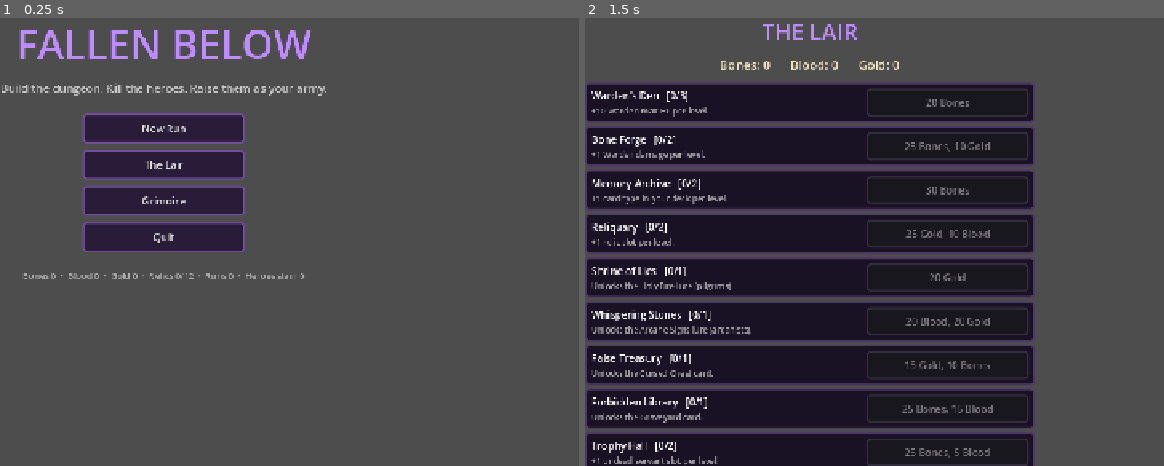
Above: before the commit, frames 1-2 (left to right).
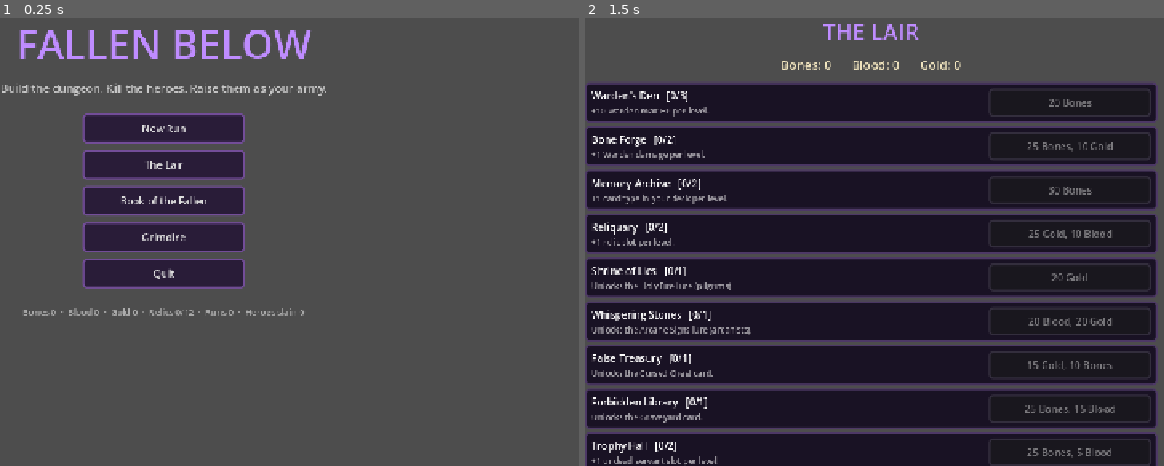
Above: after the commit, the same moments.

Repository: DoctorStrangeSH/Fallen-Below
Game: Godot game, scene res://scenes/main_menu.tscn
Two runs of this game, one before a commit and one after it. Both use one fixed random seed, a clock stepped at 60 frames per second and the inputs below.
Inputs (mouse positions are in pixels of both pictures, inside the frame that each line leads up to):
- Up to frame 1 (0.25 s): no input
- Up to frame 2 (1.5 s): click "The Lair" at 0.5 s; tap Enter at 1.25 s; move the mouse to (1158, 219) at 1.27 s; tap 1 at 1.35 s; click (1158, 219) at 1.42 s

The runs differ from the first frame. In frame 1, 2.5% of the frame differs, in the area x 4-53%, y 39-67%; in frame 2, 19%, in the area x 23-99%, y 1-100%.

Commit message:
Story: Act I narrative, Book of the Fallen, Lair memories
- docs/STORY.md: story bible (Ren and Lia, the fed dungeon, the false sun,
  three endings tied to devour vs raise)
- New intro, one-time story beats, Aurelia's arrival/recognition/death lines
- Book of the Fallen: 16 pages unlocked in order by raising travelers
- Lair memories unlock at 4 and 10 pages; new Book scene
- Narration box over the map; the Warden remembers its name after Act I

Co-Authored-By: Claude Opus 5.5 <noreply@anthropic.com>
Claude-Session: https://claude.ai/code/session_01MWkFZ6ofyZiz9UXtAh7QZ2

Diff:
--- /dev/null
+++ b/scenes/book.tscn
@@ -0,0 +1,6 @@
+[gd_scene load_steps=2 format=3]
+
+[ext_resource type="Script" path="res://scripts/menu/book.gd" id="1_root"]
+
+[node name="Book" type="Control"]
+script = ExtResource("1_root")
--- a/scripts/autoload/meta.gd
+++ b/scripts/autoload/meta.gd
@@ -19,6 +19,8 @@
 var discovered := []     # combo ids
 var seen_intro := false
 var acts_cleared := []
+var fragments := {}      # traveler kind -> pages of the Book of the Fallen unlocked
+var seen := []           # one-time story beats and memories already shown
 
 # story scene hand-off (not saved)
 var pending_story := ""
@@ -206,6 +208,55 @@
 		get_tree().change_scene_to_file("res://scenes/prepare.tscn")
 
 
+# ---------------------------------------------------------- story
+
+## True only the first time `id` is asked for (beats, memories). Saved.
+func first_time(id: String) -> bool:
+	if seen.has(id):
+		return false
+	seen.append(id)
+	save_game()
+	return true
+
+
+## Next unread page of the Book of the Fallen for this traveler kind, or "" if all read.
+func next_fragment(kind: String) -> String:
+	var pages: Array = D.FRAGMENTS.get(kind, [])
+	var n := int(fragments.get(kind, 0))
+	if n >= pages.size():
+		return ""
+	fragments[kind] = n + 1
+	save_game()
+	return pages[n]
+
+
+func fragment_count() -> int:
+	var total := 0
+	for k in fragments:
+		total += int(fragments[k])
+	return total
+
+
+func fragment_total() -> int:
+	var total := 0
+	for k in D.FRAGMENTS:
+		total += D.FRAGMENTS[k].size()
+	return total
+
+
+## A Lair memory that has just become available (not yet seen), or "".
+func pending_memory() -> String:
+	for m in D.MEMORIES:
+		var id: String = m["id"]
+		if fragment_count() >= int(m["pages"]) and not seen.has(id):
+			return id
+	return ""
+
+
+func warden_name() -> String:
+	return D.WARDEN_TRUE_NAME if acts_cleared.has(1) else str(D.WARDEN["name"])
+
+
 ## Marks a combo as discovered. Returns true the first time.
 func discover(id: String) -> bool:
 	if discovered.has(id):
@@ -248,7 +299,7 @@
 		"version": SAVE_VERSION, "res": res, "buildings": buildings, "relics": relics,
 		"deck": deck, "loadout": loadout, "runs": runs, "wins": wins, "best_day": best_day,
 		"total_kills": total_kills, "discovered": discovered, "seen_intro": seen_intro,
-		"acts_cleared": acts_cleared, "lure": lure,
+		"acts_cleared": acts_cleared, "lure": lure, "fragments": fragments, "seen": seen,
 	}
 	var f := FileAccess.open(SAVE_PATH, FileAccess.WRITE)
 	if f == null:
@@ -296,6 +347,17 @@
 	loadout = _str_list(d.get("loadout", []), D.RELICS)
 	deck = _str_list(d.get("deck", []), D.CARDS)
 	lure = str(d.get("lure", "gold"))
+	fragments = {}
+	var fr = d.get("fragments", {})
+	if fr is Dictionary:
+		for k in fr:
+			if D.FRAGMENTS.has(k):
+				fragments[k] = clampi(int(fr[k]), 0, D.FRAGMENTS[k].size())
+	seen = []
+	var sn = d.get("seen", [])
+	if sn is Array:
+		for x in sn:
+			seen.append(str(x))
 	buildings = {}
 	var b = d.get("buildings", {})
 	if b is Dictionary:
@@ -317,5 +379,7 @@
 	discovered = []
 	seen_intro = false
 	acts_cleared = []
+	fragments = {}
+	seen = []
 	_sanitize_loadout()
 	save_game()
--- a/scripts/data/game_data.gd
+++ b/scripts/data/game_data.gd
@@ -216,46 +216,100 @@
 # --- acts & story ---
 const ACTS := {
 	1: {"name": "Act I: The Crypts", "boss": "Aurelia", "boss_title": "the Lightbringer",
-		"boss_intro": "\"Too many have vanished down here. I have come to end your hunger.\"",
 		"end_story": "act1_end"},
 }
+
+## The Warden remembers its name after Act I.
+const WARDEN_TRUE_NAME := "Ren, the Bone Warden"
 
 const STORY := {
 	"intro": [
-		"There is a door in the mountain that was not there yesterday.\n\nBehind it, stairs. Below the stairs, a glimmer of gold. A whisper of treasure. A rumour of a beast worth hunting.",
-		"Travelers always go down. Treasure seekers. Pilgrims. Monster hunters. Scholars of forbidden things.\n\nNone of them come back up.",
-		"The dungeon is alive, and it is hungry. You are its will: you shape its halls, its traps, its crawling things.",
-		"And you are its Warden. Bones bound around an old, starving heart. You walk the halls and finish what the traps begin.",
-		"But every traveler who finds the way out tells the tale. And far above, the Order of Dawn is listening.\n\nLure them in. Let none of them leave.",
+		"There is a door in the mountain that was not there yesterday.\n\nThere never is.",
+		"Behind it, stairs. At the bottom, a glimmer of gold, a whisper of treasure, a rumour of a beast worth killing.\n\nTravelers always go down. None of them come back up.",
+		"The dungeon is alive. It does not hate them. It is simply, endlessly hungry.\n\nYou are its will. You shape its halls, its traps, the crawling things in its walls.",
+		"And you are its Warden: old bones knitted around a hollow where a heart should be.\n\nYou do not remember who you were. You only know that you must not let them leave.",
+		"Far above, in white towers, the Order of Dawn counts the missing. They call you a monster.\n\nThey keep sending people anyway.",
+	],
+	"memory_sword": [
+		"Among the bones of the Lair, the Warden finds a small thing. A child's wooden sword, worn smooth by a small hand.",
+		"It does not know why it keeps it. It does not know why holding it hurts.",
+		"Somewhere very far away, a girl's voice:\n\n\"Ren, wait for me! Don't go in without me!\"",
+	],
+	"memory_feast": [
+		"At night the raised dead murmur to each other in the dark. Each of them knew a little. Together they know a lot.",
+		"The Order draws the treasure maps. The Order lights the holy fire at the door. The Order pays the hunters half up front, and never the rest.",
+		"They are not trying to kill the dungeon.\n\nThey are feeding it.",
+		"And an old scholar among the dead says what none of them wants to hear:\n\nevery time the dungeon eats, the sun above burns a little brighter.",
 	],
 	"act1_end": [
-		"Aurelia falls. Her light gutters and dies on your stones.",
-		"As the Warden devours her, a memory surfaces. Not yours. Hers.\n\nA little girl, lost in these very halls. A door that should not have opened for her... and did.",
-		"The dungeon let her go, once. The only one it ever let go.\n\nNow she has come home.",
-		"Far above, the bells are ringing. The Order knows its champion is gone.\n\nNext time, they will send the miners to dig you out.\n\n(Act II is coming soon.)",
-	],
-}
-
-## Raised travelers whisper fragments of the truth.
+		"Aurelia falls. Her light gutters on the stones.\n\nThe Warden kneels over her, and for the first time, it does not want to eat.",
+		"\"Ren,\" she whispers. \"It's me. It's Lia.\"\n\nAnd the bones remember.",
+		"Two children, lost in the dark, thirty years ago. A door that should not have opened. A dungeon that wanted one of them.",
+		"The boy said: take me. Let her go.\n\nAnd the dungeon, which had never let anyone go, did.",
+		"She grew up in the white towers. They made her a saint. They told her the monster ate her brother.\n\nThey never told her what he became.",
+		"Her last breath rises through the rock like a small, warm light. Far above, for one morning, the sun shines a little brighter.\n\nRen does not understand why. Not yet.\n\n(Act II: The Drowned Mines is coming soon.)",
+	],
+}
+
+## Lair memories unlock as the Book of the Fallen fills up.
+const MEMORIES := [
+	{"id": "memory_sword", "pages": 4},
+	{"id": "memory_feast", "pages": 10},
+]
+
+## One-time story moments during runs, shown as narration over the map.
+const BEATS := {
+	"first_kill": "The first one falls. Something in the dark goes quiet, almost content. Almost.",
+	"first_raise": "The dead traveler stands, and looks at the Warden for a long moment, as if trying to remember where it has seen that face before.",
+	"first_escape": "One got away. Tonight a tavern will hear the story. By morning, so will the Order.",
+	"first_level": "The Warden's bones crack and grow. For a moment a name almost rises to the surface. Then it is gone.",
+	"attention_half": "Bells ring in the white towers. The Order has noticed you. Something bright is being prepared.",
+	"first_sleep": "The door in the mountain closes. The dungeon curls around its full belly and dreams of the next door.",
+}
+
+## What the act champion says, and when.
+const BOSS_LINES := {
+	"arrive": [
+		"A light comes down the stairs, and the whole dungeon flinches.",
+		"Aurelia: \"I know these halls. I swore I would never come back.\"",
+		"Aurelia: \"Warden! I have come for what you took from me.\"",
+	],
+	"half": ["Aurelia: \"Your eyes... No. It can't be. ...Ren?\""],
+	"death": ["Aurelia: \"I'm sorry I left you down here...\""],
+}
+
+## The Book of the Fallen: raised travelers give these pages in order, 4 per kind.
+const FRAGMENTS := {
+	"seeker": [
+		"The map said treasure. I bought it from a priest. Why would a priest sell a treasure map?",
+		"Every map has a mark in the corner. A little sun. I thought it was the mapmaker's sign.",
+		"The priest asked my name and wrote it in a book. Like a ledger. Like a bill of sale.",
+		"We weren't seeking treasure. We were the treasure. Somebody up there is paid in us.",
+	],
+	"hunter": [
+		"They paid us to kill a beast. Half up front. They never expected to pay the other half.",
+		"My captain has sent eleven companies down here. He has never once come down himself.",
+		"Every Order blade bears the same rune. It glows when it's near you. Like it's homesick.",
+		"If they wanted you dead they would send an army. They send us. A few at a time. Like rationing.",
+	],
+	"pilgrim": [
+		"The priests lit the holy fire at the door themselves. They said it would guide us. It guided us here.",
+		"The hymns say Saint Aurelia came out of the dark as a child. They never say what she left behind.",
+		"At dawn mass the priests face the mountain, not the sun. I always wondered why.",
+		"We were not sent to cleanse the dark. We were sent to feed it. A pilgrimage is just a longer word for a meal.",
+	],
+	"mage": [
+		"The Dawn's light is not theirs. My instruments say it rises through the rock. From below.",
+		"Each time a traveler dies down here, the sun above flickers brighter. Forty years of measurements.",
+		"The archives were sealed after the Founding. I broke the seal. One word was written there: FED.",
+		"Long ago there was no morning. They buried something beneath this mountain and made it hungry, so the sun would rise. You are what they buried.",
+	],
+}
+
+## Once a kind's pages are all collected, raised travelers mutter one of these.
 const WHISPERS := {
-	"seeker": [
-		"The map said treasure. The map was drawn by the Order.",
-		"I came for gold. Turns out the gold was bait. Turns out I was too.",
-		"Someone up there sells these maps. Ask who.",
-	],
-	"pilgrim": [
-		"The priests said a saint was born down here. They did not say she escaped.",
-		"Holy fire... they lit it at the door themselves. Why?",
-		"We were sent as an offering, I think. Not as a cure.",
-	],
-	"hunter": [
-		"They paid us to kill a beast. Nobody said the beast was the dungeon.",
-		"The Order counts the missing. It never comes to look.",
-		"My captain never came down. He only sends the next ones.",
-	],
-	"mage": [
-		"Your hunger feeds something above. Their light flickers when you starve.",
-		"The archives were sealed. Now I understand why.",
-		"The Order needs you hungry. They just need you a little less hungry.",
-	],
-}
+	"seeker": ["Someone up there sells these maps. Ask who.", "I picked the wrong door."],
+	"pilgrim": ["We were an offering, not a cure.", "The fire was lit for us, not for you."],
+	"hunter": ["The Order counts the missing. It never comes to look.", "The other half was never coming."],
+	"mage": ["Their light flickers when you starve.", "The archives were sealed for a reason."],
+}
--- /dev/null
+++ b/scripts/menu/book.gd
@@ -0,0 +1,61 @@
+extends Control
+## The Book of the Fallen: pages whispered by the travelers you raised.
+
+const D = preload("res://scripts/data/game_data.gd")
+const UI = preload("res://scripts/ui/ui_style.gd")
+
+
+func _ready() -> void:
+	set_anchors_preset(Control.PRESET_FULL_RECT)
+	UI.background(self)
+
+	var title := UI.label("THE BOOK OF THE FALLEN", 34, Color(0.75, 0.55, 1.0))
+	title.position = Vector2(40, 20)
+	add_child(title)
+	var sub := UI.label("Pages %d/%d. Raise the dead instead of devouring them, and they will tell you what they knew." % [
+		Meta.fragment_count(), Meta.fragment_total()], 14, Color(1, 1, 1, 0.6))
+	sub.position = Vector2(40, 66)
+	add_child(sub)
+
+	var scroll := ScrollContainer.new()
+	scroll.position = Vector2(40, 100)
+	scroll.size = Vector2(1200, 520)
+	scroll.horizontal_scroll_mode = ScrollContainer.SCROLL_MODE_DISABLED
+	add_child(scroll)
+	var grid := GridContainer.new()
+	grid.columns = 2
+	grid.add_theme_constant_override("h_separation", 16)
+	grid.add_theme_constant_override("v_separation", 16)
+	scroll.add_child(grid)
+
+	for kind in D.FRAGMENTS:
+		var pages: Array = D.FRAGMENTS[kind]
+		var have := int(Meta.fragments.get(kind, 0))
+		var panel := PanelContainer.new()
+		panel.add_theme_stylebox_override("panel", UI.box(Color(0.09, 0.06, 0.12), Color(0.35, 0.25, 0.45)))
+		panel.custom_minimum_size = Vector2(585, 0)
+		grid.add_child(panel)
+		var v := VBoxContainer.new()
+		v.add_theme_constant_override("separation", 6)
+		panel.add_child(v)
+		var kind_name: String = D.HERO_CLASSES[kind]["name"]
+		v.add_child(UI.label("%ss  (%d/%d)" % [kind_name, have, pages.size()], 17, Color(1, 0.85, 0.55)))
+		for i in pages.size():
+			var text := "\"%s\"" % pages[i] if i < have else "???"
+			var l := UI.label(text, 13, Color(0.92, 0.88, 1.0) if i < have else Color(1, 1, 1, 0.3))
+			l.autowrap_mode = TextServer.AUTOWRAP_WORD_SMART
+			l.custom_minimum_size = Vector2(560, 0)
+			v.add_child(l)
+		if have == 0 and D.LURES.values().any(func(lu): return lu["traveler"] == kind and lu.has("building")):
+			v.add_child(UI.label("Lure them first: build their shrine in the Lair.", 12, Color(1, 0.6, 0.4, 0.7)))
+
+	var row := HBoxContainer.new()
+	row.position = Vector2(40, 640)
+	row.add_theme_constant_override("separation", 12)
+	add_child(row)
+	var lair := UI.button("The Lair")
+	lair.pressed.connect(func(): get_tree().change_scene_to_file("res://scenes/lair.tscn"))
+	row.add_child(lair)
+	var menu := UI.button("Main menu")
+	menu.pressed.connect(func(): get_tree().change_scene_to_file("res://scenes/main_menu.tscn"))
+	row.add_child(menu)
--- a/scripts/menu/lair.gd
+++ b/scripts/menu/lair.gd
@@ -9,6 +9,11 @@
 
 
 func _ready() -> void:
+	# a new memory surfaces when enough pages of the Book of the Fallen are collected
+	var memory: String = Meta.pending_memory()
+	if memory != "" and Meta.first_time(memory):
+		Meta.play_story.call_deferred(memory, "res://scenes/lair.tscn")
+		return
 	set_anchors_preset(Control.PRESET_FULL_RECT)
 	UI.background(self)
 
@@ -37,6 +42,9 @@
 	var run_btn := UI.button("Prepare descent")
 	run_btn.pressed.connect(func(): Meta.start_run())
 	row.add_child(run_btn)
+	var book := UI.button("Book of the Fallen")
+	book.pressed.connect(func(): get_tree().change_scene_to_file("res://scenes/book.tscn"))
+	row.add_child(book)
 	var grim := UI.button("Grimoire")
 	grim.pressed.connect(func(): get_tree().change_scene_to_file("res://scenes/grimoire.tscn"))
 	row.add_child(grim)
--- a/scripts/menu/main_menu.gd
+++ b/scripts/menu/main_menu.gd
@@ -35,6 +35,9 @@
 	var lair := UI.button("The Lair", Vector2(260, 48))
 	lair.pressed.connect(func(): get_tree().change_scene_to_file("res://scenes/lair.tscn"))
 	buttons.add_child(lair)
+	var book := UI.button("Book of the Fallen", Vector2(260, 48))
+	book.pressed.connect(func(): get_tree().change_scene_to_file("res://scenes/book.tscn"))
+	buttons.add_child(book)
 	var grim := UI.button("Grimoire", Vector2(260, 48))
 	grim.pressed.connect(func(): get_tree().change_scene_to_file("res://scenes/grimoire.tscn"))
 	buttons.add_child(grim)
--- a/scripts/run/run.gd
+++ b/scripts/run/run.gd
@@ -77,6 +77,8 @@
 	if state.combat_timer >= D.COMBAT_TICK:
 		state.combat_timer -= D.COMBAT_TICK
 		combat.tick()
+	if state.threat >= D.BOSS_THREAT * 0.5:
+		beat("attention_half")
 	if state.threat >= D.BOSS_THREAT and not state.boss_spawned and not state.game_over:
 		heroes_sys.spawn_boss()
 	hud.refresh()
@@ -120,6 +122,12 @@
 		cards.place_selected(view.mouse_cell())
 
 
+## One-time story moment (saved across runs).
+func beat(id: String) -> void:
+	if D.BEATS.has(id) and Meta.first_time(id):
+		state.narrate.emit(D.BEATS[id])
+
+
 func toggle_pause() -> void:
 	if state.game_over:
 		return
@@ -150,6 +158,7 @@
 func sleep() -> void:
 	if state.game_over:
 		return
+	beat("first_sleep")
 	_finish("sleep", state.seal_pct())
 
 
--- a/scripts/run/run_hud.gd
+++ b/scripts/run/run_hud.gd
@@ -40,6 +40,10 @@
 var tooltip: PanelContainer
 var tooltip_label: Label
 var banner: Label
+var narration: PanelContainer
+var narration_label: Label
+var narration_queue: Array = []
+var narration_time := 0.0
 
 
 func _ready() -> void:
@@ -58,6 +62,7 @@
 	s.inventory_changed.connect(rebuild_trophies)
 	s.combo_found.connect(show_banner)
 	s.level_up.connect(show_level_up)
+	s.narrate.connect(_on_narrate)
 	act_label.text = D.ACTS[s.act]["name"]
 	rebuild_hand()
 	rebuild_trophies()
@@ -221,6 +226,47 @@
 	banner.mouse_filter = Control.MOUSE_FILTER_IGNORE
 	banner.modulate.a = 0.0
 	add_child(banner)
+
+	# story narration over the bottom of the map
+	narration = PanelContainer.new()
+	narration.add_theme_stylebox_override("panel", UI.box(Color(0.02, 0.01, 0.04, 0.88), Color(0.55, 0.45, 0.7, 0.6), 4))
+	narration.mouse_filter = Control.MOUSE_FILTER_IGNORE
+	narration.position = Vector2(D.MAP_OFFSET.x + 60, 452)
+	narration.custom_minimum_size = Vector2(D.GRID_W * D.CELL - 120, 0)
+	narration.modulate.a = 0.0
+	add_child(narration)
+	narration_label = UI.label("", 15, Color(0.92, 0.88, 1.0))
+	narration_label.autowrap_mode = TextServer.AUTOWRAP_WORD_SMART
+	narration_label.horizontal_alignment = HORIZONTAL_ALIGNMENT_CENTER
+	narration_label.custom_minimum_size = Vector2(D.GRID_W * D.CELL - 140, 0)
+	narration.add_child(narration_label)
+
+
+func _on_narrate(text: String) -> void:
+	narration_queue.append(text)
+	if narration_time <= 0.0:
+		_next_narration()
+
+
+func _next_narration() -> void:
+	if narration_queue.is_empty():
+		narration_time = 0.0
+		create_tween().tween_property(narration, "modulate:a", 0.0, 0.6)
+		return
+	var text: String = narration_queue.pop_front()
+	narration_label.text = text
+	narration.reset_size()
+	narration.position.y = D.MAP_OFFSET.y + D.GRID_H * D.CELL - narration.size.y - 8
+	narration.modulate.a = 1.0
+	narration_time = 3.0 + text.length() / 25.0
+
+
+## Narration runs on real time, so it also reads fine while the game is paused.
+func _process(delta: float) -> void:
+	if narration_time > 0.0:
+		narration_time -= delta
+		if narration_time <= 0.0:
+			_next_narration()
 
 
 # ============================================================ cards & choices
--- a/scripts/run/run_state.gd
+++ b/scripts/run/run_state.gd
@@ -13,6 +13,7 @@
 signal inventory_changed
 signal combo_found(combo_name: String)
 signal level_up
+signal narrate(text: String)
 
 var rng := RandomNumberGenerator.new()
 
--- a/scripts/systems/hero_system.gd
+++ b/scripts/systems/hero_system.gd
@@ -19,7 +19,7 @@
 		"speed": base["speed"], "color": base["color"],
 		"party": party, "cur": 0, "nxt": 0, "prog": 0.0, "delay": idx * 0.8, "stun": 0.0,
 		"laps": 0, "revenge": false, "boss": false, "gone": false, "death_tile": 0,
-		"trait": "", "baited": false,
+		"trait": "", "baited": false, "half_said": false,
 	}
 	if s.rng.randf() < D.TRAIT_CHANCE:
 		set_trait(h, D.TRAITS.keys()[s.rng.randi() % D.TRAITS.size()])
@@ -73,8 +73,9 @@
 	h["dmg"] = 7.0 + s.day * 0.5
 	h["speed"] = 1.3
 	h["color"] = Color(1, 1, 1)
-	s.add_log("%s descends: %s" % [s.hero_name(h), act["boss_intro"]])
-	s.add_log("Her radiance burns undead nearby. Meet her with the Warden and the living.")
+	for line in D.BOSS_LINES["arrive"]:
+		s.narrate.emit(line)
+	s.add_log("%s descends. Her radiance burns undead nearby: meet her with the Warden and the living." % s.hero_name(h))
 	s.combo_found.emit("%s DESCENDS" % s.hero_name(h).to_upper())
 
 
@@ -192,6 +193,7 @@
 	var t := D.THREAT_PER_ESCAPE * (0.5 if s.has_relic("whispering_skull") else 1.0)
 	s.add_threat(t)
 	s.add_log("%s %s and will tell the Order!" % [s.hero_name(h), how])
+	run.beat("first_escape")
 
 
 func _on_enter_tile(h: Dictionary, t: int) -> void:
@@ -218,6 +220,10 @@
 	if h["gone"]:
 		return
 	h["hp"] -= amount
+	if h["boss"] and not h["half_said"] and h["hp"] > 0.0 and h["hp"] < h["max_hp"] * 0.5:
+		h["half_said"] = true
+		for line in D.BOSS_LINES["half"]:
+			s.narrate.emit(line)
 	if h["hp"] <= 0.0:
 		_kill(h)
 	elif h["trait"] == "coward" and not h["boss"] and h["hp"] < h["max_hp"] * 0.3:
@@ -243,7 +249,10 @@
 			s.add_log("%s the Loyal swears to avenge %s!" % [x["name"], h["name"]])
 	s.hand_changed.emit()
 	run.souls.on_death(h)
+	run.beat("first_kill")
 	if h["boss"]:
+		for line in D.BOSS_LINES["death"]:
+			s.narrate.emit(line)
 		s.add_log("%s has fallen!" % s.hero_name(h))
 		run.end_game(true)
 
--- a/scripts/systems/soul_system.gd
+++ b/scripts/systems/soul_system.gd
@@ -43,7 +43,13 @@
 			x["revenge"] = true
 			avengers += 1
 	s.add_log("%s rises to serve you." % unit["name"])
-	var lines: Array = D.WHISPERS[h["cls"]]
-	s.add_log("\"%s\"" % lines[s.rng.randi() % lines.size()])
+	run.beat("first_raise")
+	var page: String = Meta.next_fragment(h["cls"])
+	if page != "":
+		s.narrate.emit("%s whispers: \"%s\"" % [h["name"], page])
+		s.add_log("New page in the Book of the Fallen (%d/%d)." % [Meta.fragment_count(), Meta.fragment_total()])
+	else:
+		var lines: Array = D.WHISPERS[h["cls"]]
+		s.add_log("\"%s\"" % lines[s.rng.randi() % lines.size()])
 	if avengers > 0:
 		s.add_log("Their companions swear revenge!")
--- a/scripts/systems/warden_system.gd
+++ b/scripts/systems/warden_system.gd
@@ -13,7 +13,7 @@
 
 func setup(base_hp: float, base_dmg: float) -> void:
 	s.warden = {
-		"name": D.WARDEN["name"], "hp": base_hp, "max_hp": base_hp,
+		"name": Meta.warden_name(), "hp": base_hp, "max_hp": base_hp,
 		"base_hp": base_hp, "base_dmg": base_dmg, "dmg": base_dmg,
 		"speed": D.WARDEN["speed"], "color": D.WARDEN["color"],
 		"level": 1, "xp": 0, "abilities": [], "gear": {}, "affixes": [],
@@ -155,6 +155,7 @@
 		w["level"] += 1
 		heal_by(w["max_hp"] * D.LEVEL_UP_HEAL)
 		s.add_log("The Warden grows stronger: level %d." % w["level"])
+		run.beat("first_level")
 		pending_levels += 1
 	if s.level_choices.is_empty():
 		_offer_ability()
Not shown, changed: CLAUDE.md
Not shown, changed: docs/GDD.md
Not shown, added: docs/STORY.md
